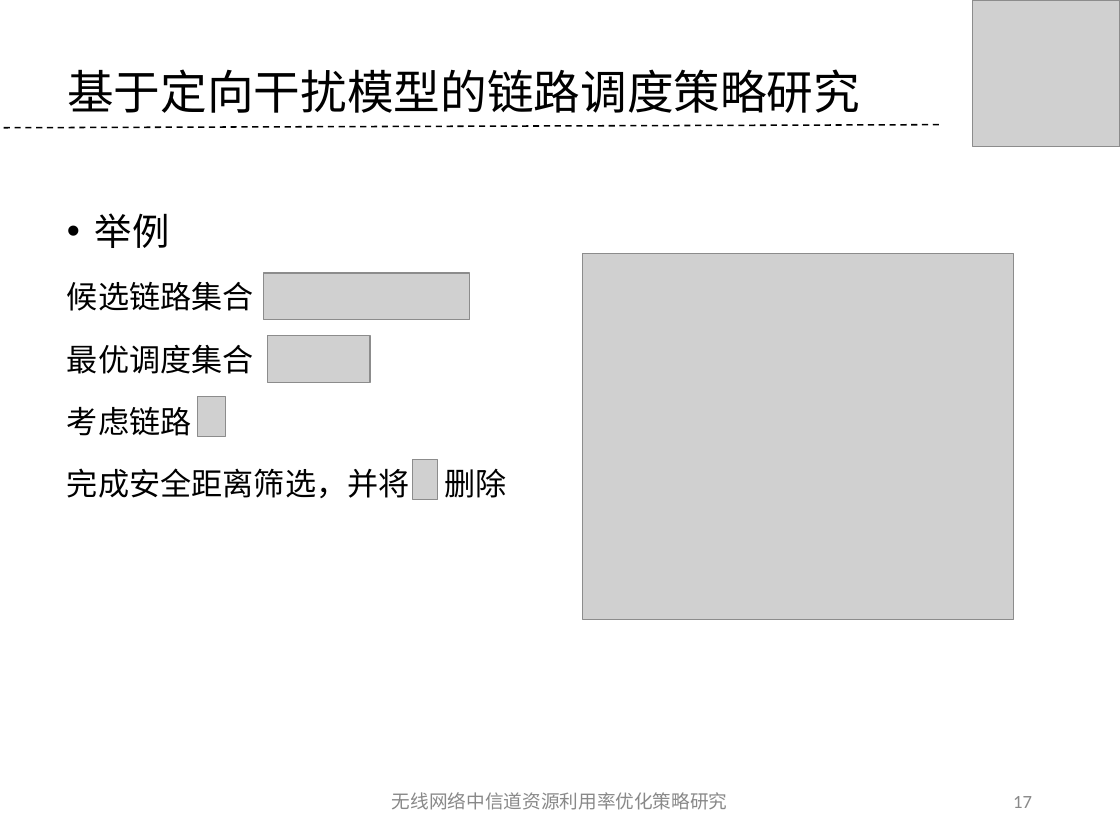
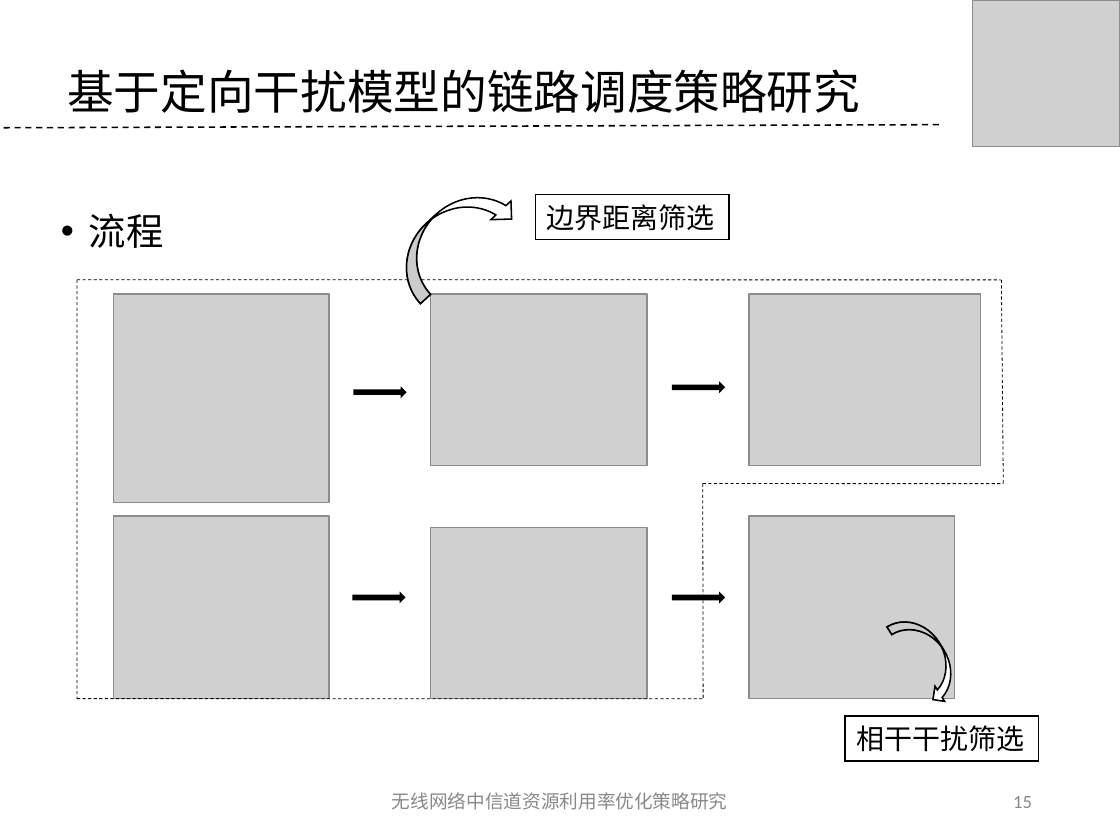
Before and after one commit to tangzhaoshu/playground, a slide deck: slide 15 of ResearchWork/毕业答辩--唐兆树.ppt (slide 17 before the commit). Drawn at 1120x840 pixels with LibreOffice and Linux fonts; fonts in the diff are those of the drawing; grey boxes stand for pictures; background and template pictures are left out. Boxes give left, top, right and bottom in pixels: in the first picture for what was removed or moved away, otherwise in the second. Text is boxed around its words. In the diff, an @@ line names an element or a change of style, - is before the commit and + after.

```diff
--- a/ResearchWork/毕业答辩--唐兆树.ppt
+++ b/ResearchWork/毕业答辩--唐兆树.ppt
@@ freeform shape added at [383, 170, 521, 304], fill #FFFFFF, outline #000000 0.99 pt @@
@@ rectangle added at [535, 195, 729, 240], outline #000000 0.99 pt, 18 pt, text #000000 @@
+边界距离筛选
@@ text at [89, 213, 164, 248]: text changed; size 20 to 24 pt @@
-• 举例
-候选链路集合
-最优调度集合
-考虑链路
-完成安全距离筛选，并将 删除
+• 流程
@@ line added from (77, 280) to (1000, 280), #000000 0.51 pt dashed @@
@@ line added from (77, 280) to (77, 699), #000000 0.51 pt dashed @@
@@ picture: place and size @@
-picture at [198, 396, 226, 437]
+picture at [114, 295, 329, 503]
@@ picture: place and size @@
-picture at [413, 459, 438, 500]
+picture at [431, 295, 647, 466]
@@ picture: place and size @@
-picture at [582, 254, 1014, 619]
+picture at [749, 295, 981, 466]
@@ line added from (1001, 280) to (1004, 484), #000000 0.51 pt dashed @@
@@ right arrow added at [354, 389, 405, 396], fill #000000, outline #000000 0.99 pt @@
@@ right arrow added at [673, 383, 725, 391], fill #000000, outline #000000 0.99 pt @@
@@ line added from (702, 484) to (1004, 484), #000000 0.51 pt dashed @@
@@ line added from (702, 484) to (703, 699), #000000 0.51 pt dashed @@
@@ picture: place and size @@
-picture at [268, 336, 371, 383]
+picture at [114, 516, 329, 699]
@@ picture: place and size @@
-picture at [263, 273, 469, 320]
+picture at [431, 528, 647, 699]
@@ picture added at [749, 516, 955, 699] @@
@@ right arrow added at [353, 594, 404, 601], fill #000000, outline #000000 0.99 pt @@
@@ right arrow added at [673, 594, 725, 601], fill #000000, outline #000000 0.99 pt @@
@@ freeform shape added at [887, 608, 968, 708], fill #FFFFFF, outline #000000 0.99 pt @@
@@ line added from (77, 699) to (703, 699), #000000 0.51 pt dashed @@
@@ rectangle added at [846, 716, 1039, 760], outline #000000 0.99 pt, 18 pt, text #000000 @@
+相干干扰筛选
@@ page number at [1013, 796, 1032, 808]: text changed @@
-17
+15
```
Also in this commit, not shown: 18 other slides changed, 2 slides removed, 47 other files.
